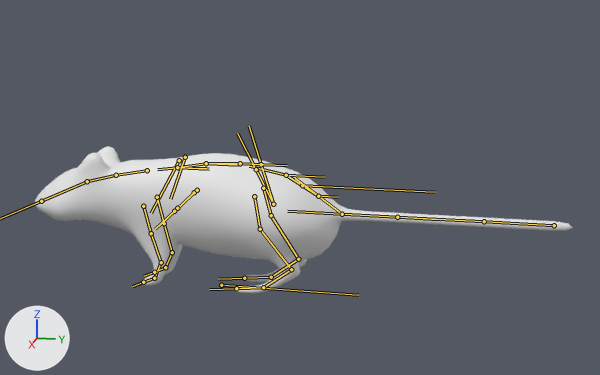
Renders of the FBX model RatFrenzy/Assets/Models/Character/rat.fbx from each side of a commit.
One viewpoint serves both versions: a camera (50 mm lens) standing at (5.27, 1.61, 2.05) and looking at (-0.02, 0.55, 0.72). Arrows for +X, +Y and +Z are at lower left; the lights stay in place. The bones that bend it are drawn over the model as lines.

In view in the first picture: 'Rat'.
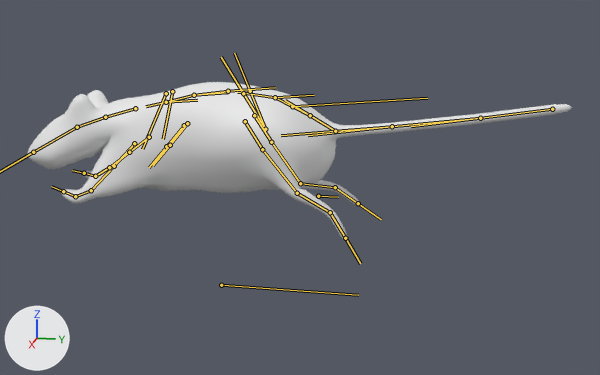
The newer file adds an action. The first version stands in its rest pose; the second is drawn at frame 1 of the action 'rig|Fall2'.

What changed in the scene script:
```text
Change bone_org_spine_004:
    where bone_org_spine_004 = bpy.data.objects['rig'].pose.bones['ORG-spine.004']  # child of 'root'
    bone_org_spine_004.location: (0.0, 0.0, 0.0) -> (0.006, 0.325, -0.431)
    bone_org_spine_004.rotation_quaternion: (1.0, 0.0, 0.0, 0.0) -> (0.999, 0.046, -0.003, 0.004)  # degrees (0, 0, 0) -> degrees (5, 0, 0)
Change bone_org_front_thigh_l:
    where bone_org_front_thigh_l = bpy.data.objects['rig'].pose.bones['ORG-front_thigh.L']  # child of 'ORG-shoulder.L'
    bone_org_front_thigh_l.rotation_quaternion: (1.0, 0.0, 0.0, 0.0) -> (0.86, -0.405, -0.007, 0.31)  # degrees (0, 0, 0) -> degrees (-46, 14, 34)
    bone_org_front_thigh_l.scale: (1.0, 1.0, 1.0) -> (1.05, 1.05, 1.05)
Change bone_org_front_shin_l:
    where bone_org_front_shin_l = bpy.data.objects['rig'].pose.bones['ORG-front_shin.L']  # child of 'ORG-front_thigh.L'
    bone_org_front_shin_l.rotation_quaternion: (1.0, 0.0, 0.0, 0.0) -> (0.999, -0.04, 0.0, 0.0)  # degrees (0, 0, 0) -> degrees (-5, 0, 0)
Change bone_org_front_foot_l:
    where bone_org_front_foot_l = bpy.data.objects['rig'].pose.bones['ORG-front_foot.L']  # child of 'ORG-front_shin.L'
    bone_org_front_foot_l.rotation_quaternion: (1.0, 0.0, 0.0, 0.0) -> (0.981, 0.147, -0.123, -0.025)  # degrees (0, 0, 0) -> degrees (18, -14, -5)
    bone_org_front_foot_l.scale: (1.0, 1.0, 1.0) -> (0.96, 0.96, 0.96)
Change bone_org_front_thigh_r:
    where bone_org_front_thigh_r = bpy.data.objects['rig'].pose.bones['ORG-front_thigh.R']  # child of 'ORG-shoulder.R'
    bone_org_front_thigh_r.rotation_quaternion: (1.0, 0.0, 0.0, 0.0) -> (0.808, -0.447, 0.008, -0.384)  # degrees (0, 0, 0) -> degrees (-50, -19, -42)
    bone_org_front_thigh_r.scale: (1.0, 1.0, 1.0) -> (1.05, 1.05, 1.05)
Change bone_org_front_shin_r:
    where bone_org_front_shin_r = bpy.data.objects['rig'].pose.bones['ORG-front_shin.R']  # child of 'ORG-front_thigh.R'
    bone_org_front_shin_r.rotation_quaternion: (1.0, 0.0, 0.0, 0.0) -> (0.999, -0.04, 0.0, 0.0)  # degrees (0, 0, 0) -> degrees (-5, 0, 0)
Change bone_org_front_foot_r:
    where bone_org_front_foot_r = bpy.data.objects['rig'].pose.bones['ORG-front_foot.R']  # child of 'ORG-front_shin.R'
    bone_org_front_foot_r.rotation_quaternion: (1.0, 0.0, 0.0, 0.0) -> (0.945, 0.273, 0.111, 0.142)  # degrees (0, 0, 0) -> degrees (34, 8, 19)
    bone_org_front_foot_r.scale: (1.0, 1.0, 1.0) -> (0.96, 0.96, 0.96)
Change bone_org_thigh_l:
    where bone_org_thigh_l = bpy.data.objects['rig'].pose.bones['ORG-thigh.L']  # child of 'ORG-spine.005'
    bone_org_thigh_l.rotation_quaternion: (1.0, 0.0, 0.0, 0.0) -> (0.983, 0.117, 0.03, -0.135)  # degrees (0, 0, 0) -> degrees (13, 5, -15)
    bone_org_thigh_l.scale: (1.0, 1.0, 1.0) -> (1.02, 1.02, 1.02)
Change bone_org_shin_l:
    where bone_org_shin_l = bpy.data.objects['rig'].pose.bones['ORG-shin.L']  # child of 'ORG-thigh.L'
    bone_org_shin_l.rotation_quaternion: (1.0, 0.0, 0.0, 0.0) -> (0.978, -0.207, 0.0, 0.0)  # degrees (0, 0, 0) -> degrees (-24, 0, 0)
    bone_org_shin_l.scale: (1.0, 1.0, 1.0) -> (0.99, 0.99, 0.99)
Change bone_org_foot_l:
    where bone_org_foot_l = bpy.data.objects['rig'].pose.bones['ORG-foot.L']  # child of 'ORG-shin.L'
    bone_org_foot_l.rotation_quaternion: (1.0, 0.0, 0.0, 0.0) -> (0.58, 0.809, -0.096, 0.018)  # degrees (0, 0, 0) -> degrees (109, -8, -8)
    bone_org_foot_l.scale: (1.0, 1.0, 1.0) -> (0.99, 0.99, 0.99)
Change bone_org_thigh_r:
    where bone_org_thigh_r = bpy.data.objects['rig'].pose.bones['ORG-thigh.R']  # child of 'ORG-spine.005'
    bone_org_thigh_r.rotation_quaternion: (1.0, 0.0, 0.0, 0.0) -> (0.995, 0.055, -0.019, 0.083)  # degrees (0, 0, 0) -> degrees (6, -3, 9)
    bone_org_thigh_r.scale: (1.0, 1.0, 1.0) -> (1.02, 1.02, 1.02)
Change bone_org_shin_r:
    where bone_org_shin_r = bpy.data.objects['rig'].pose.bones['ORG-shin.R']  # child of 'ORG-thigh.R'
    bone_org_shin_r.rotation_quaternion: (1.0, 0.0, 0.0, 0.0) -> (0.977, -0.213, 0.0, 0.0)  # degrees (0, 0, 0) -> degrees (-25, 0, 0)
    bone_org_shin_r.scale: (1.0, 1.0, 1.0) -> (0.99, 0.99, 0.99)
Change bone_org_foot_r:
    where bone_org_foot_r = bpy.data.objects['rig'].pose.bones['ORG-foot.R']  # child of 'ORG-shin.R'
    bone_org_foot_r.rotation_quaternion: (1.0, 0.0, 0.0, 0.0) -> (0.315, 0.948, 0.047, -0.003)  # degrees (0, 0, 0) -> degrees (143, 2, 5)
    bone_org_foot_r.scale: (1.0, 1.0, 1.0) -> (0.99, 0.99, 0.99)
Change bone_torso:
    where bone_torso = bpy.data.objects['rig'].pose.bones['torso']  # child of 'MCH-torso.parent'
    bone_torso.location: (0.0, 0.0, 0.0) -> (0.005, -0.063, 0.526)
    bone_torso.rotation_quaternion: (1.0, 0.0, 0.0, 0.0) -> (0.999, 0.046, 0.001, -0.005)  # degrees (0, 0, 0) -> degrees (5, 0, -1)
Change bone_spine_003:
    where bone_spine_003 = bpy.data.objects['rig'].pose.bones['spine.003']  # child of 'MCH-ROT-tail'
    bone_spine_003.rotation_quaternion: (1.0, 0.0, 0.0, 0.0) -> (0.998, 0.006, 0.063, 0.014)  # degrees (0, 0, 0) -> degrees (1, 7, 2)
Change bone_spine_002:
    where bone_spine_002 = bpy.data.objects['rig'].pose.bones['spine.002']  # child of 'spine.003'
    bone_spine_002.rotation_quaternion: (1.0, 0.0, 0.0, 0.0) -> (1.0, 0.007, 0.005, 0.014)  # degrees (0, 0, 0) -> degrees (1, 1, 2)
Change bone_spine_001:
    where bone_spine_001 = bpy.data.objects['rig'].pose.bones['spine.001']  # child of 'spine.002'
    bone_spine_001.rotation_quaternion: (1.0, 0.0, 0.0, 0.0) -> (1.0, 0.007, -0.002, 0.014)  # degrees (0, 0, 0) -> degrees (1, 0, 2)
```

Location of each change, [x1, y1, x2, y2] in pixels of the pictures (600 x 375 px):
'Rat', posed (8% taller): before [35, 146, 572, 293]; after [27, 82, 572, 241]
bone 'ORG-spine.004', root to tip: before (318, 196) to (286, 175); after (310, 115) to (275, 97)
bone 'ORG-front_thigh.L', root to tip: before (143, 206) to (151, 233); after (134, 143) to (114, 166)
bone 'ORG-front_shin.L', root to tip: before (151, 233) to (161, 262); after (114, 166) to (91, 190)
bone 'ORG-front_foot.L', root to tip: before (161, 262) to (154, 278); after (91, 190) to (75, 196)
bone 'ORG-front_thigh.R', root to tip: before (157, 197) to (164, 223); after (149, 137) to (129, 152)
bone 'ORG-front_shin.R', root to tip: before (164, 223) to (172, 252); after (129, 152) to (109, 167)
bone 'ORG-front_foot.R', root to tip: before (172, 252) to (165, 267); after (109, 167) to (95, 176)
bone 'ORG-thigh.L', root to tip: before (254, 196) to (260, 229); after (245, 121) to (262, 149)
bone 'ORG-shin.L', root to tip: before (260, 229) to (291, 269); after (262, 149) to (297, 193)
bone 'ORG-foot.L', root to tip: before (291, 269) to (263, 287); after (297, 193) to (330, 212)
bone 'ORG-thigh.R', root to tip: before (263, 188) to (271, 215); after (254, 115) to (271, 142)
bone 'ORG-shin.R', root to tip: before (271, 215) to (298, 259); after (271, 142) to (300, 183)
bone 'ORG-foot.R', root to tip: before (298, 259) to (271, 277); after (300, 183) to (335, 187)
bone 'torso', root to tip: before (302, 185) to (435, 192); after (292, 106) to (427, 98)
bone 'spine.003', root to tip: before (318, 196) to (342, 214); after (310, 115) to (335, 131)
bone 'spine.002', root to tip: before (342, 214) to (369, 215); after (335, 131) to (363, 129)
bone 'spine.001', root to tip: before (397, 217) to (440, 219); after (392, 126) to (436, 122)
